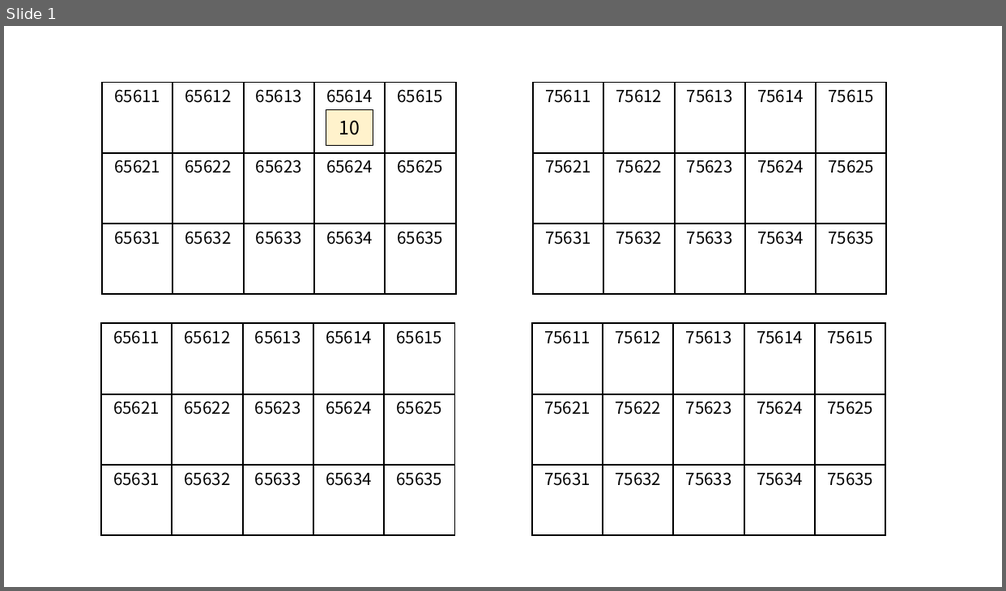
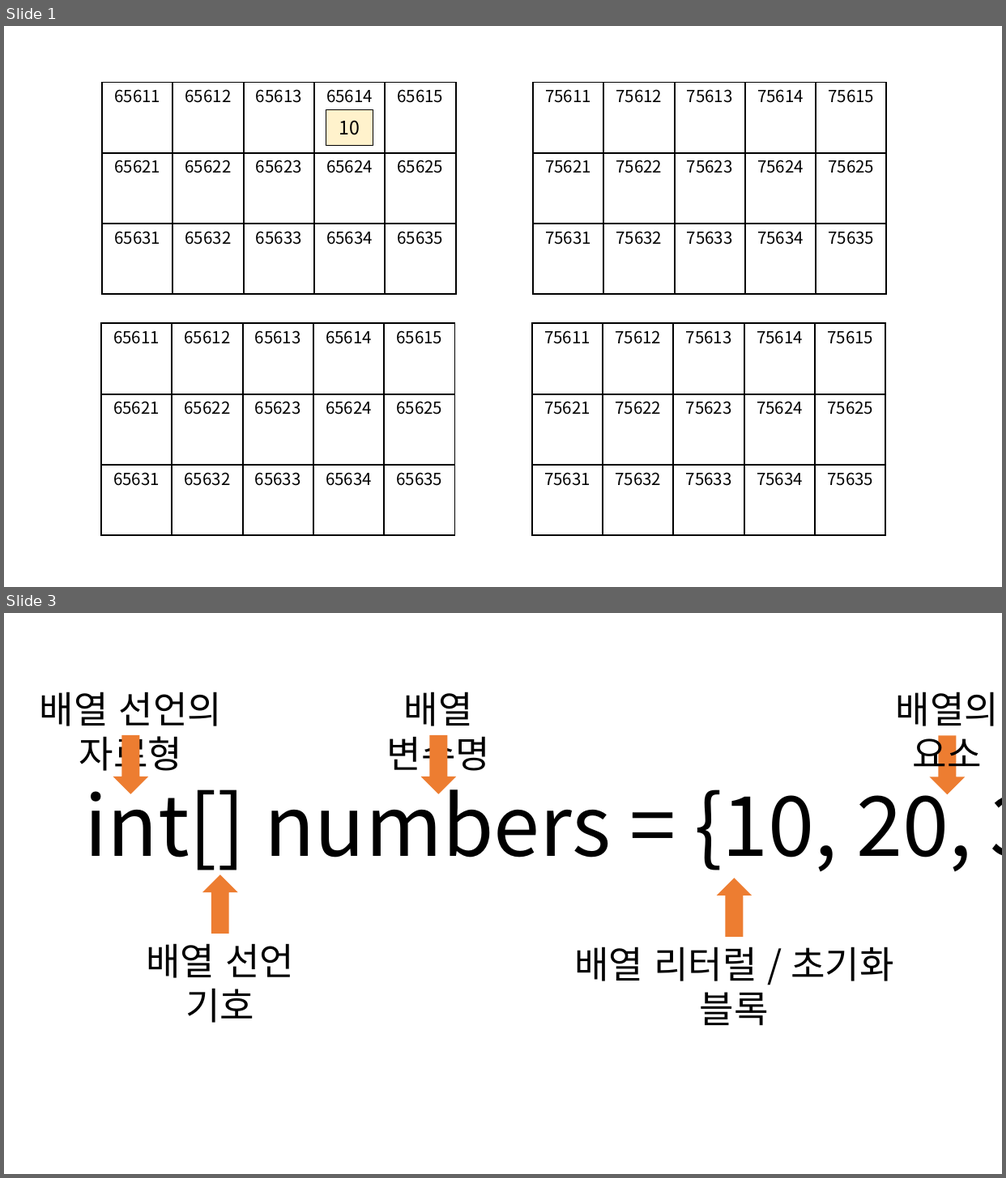
Before and after one commit to ho8566z/daily_log, a slide deck: create_notion_img.pptx. Shown one above the other, each under a label of ours: slide 1 before the commit, slides 1 and 3 after it; the slides between them are not shown. The pictures are 1006x591 and 1006x1178 pixels, drawn with LibreOffice and Linux fonts; fonts in the diff are those of the drawing. Boxes give left, top, right and bottom in pixels: in the first picture for what was removed or moved away, otherwise in the second. Text is boxed around its words. In the diff, an @@ line names an element or a change of style, - is before the commit and + after.

```diff
--- a/create_notion_img.pptx
+++ b/create_notion_img.pptx
@@ slide 3 added at (4,613,1002,1174), background #FFFFFF @@
@@ group added at (40,692,999,1026): 6 texts, 5 down arrows @@
+int[] numbers = {10, 20, 30};
+배열 변수명
+배열 리터럴 / 초기화 블록
+배열 선언의 자료형
+배열 선언 기호
+배열의 요소
```
Also in this commit, not shown: 1 other slide added, 1 slide removed, 1 other file.
